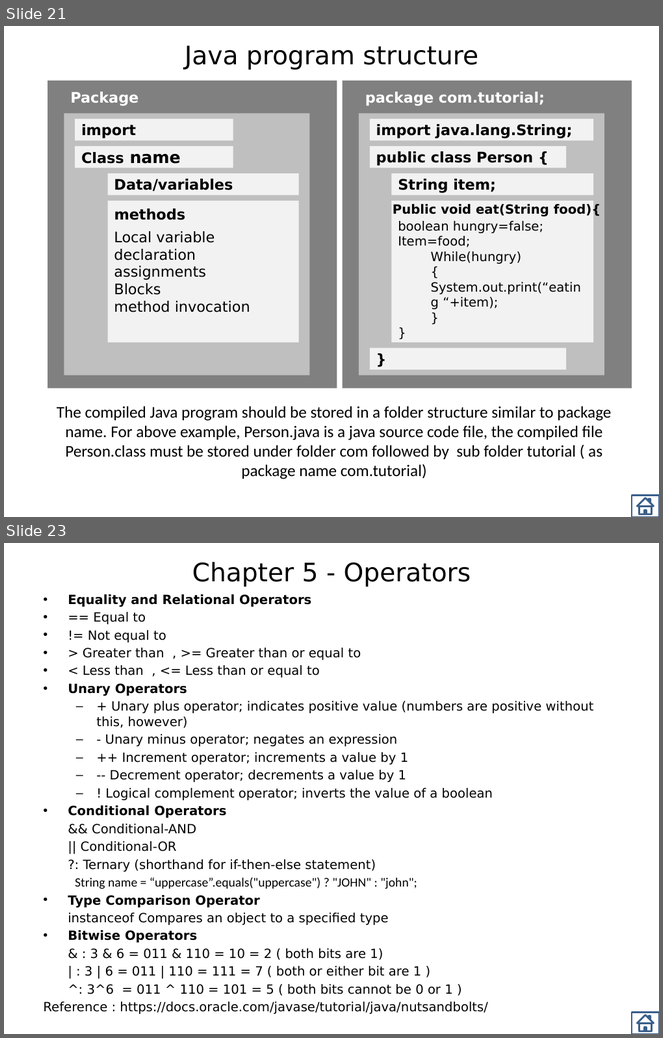
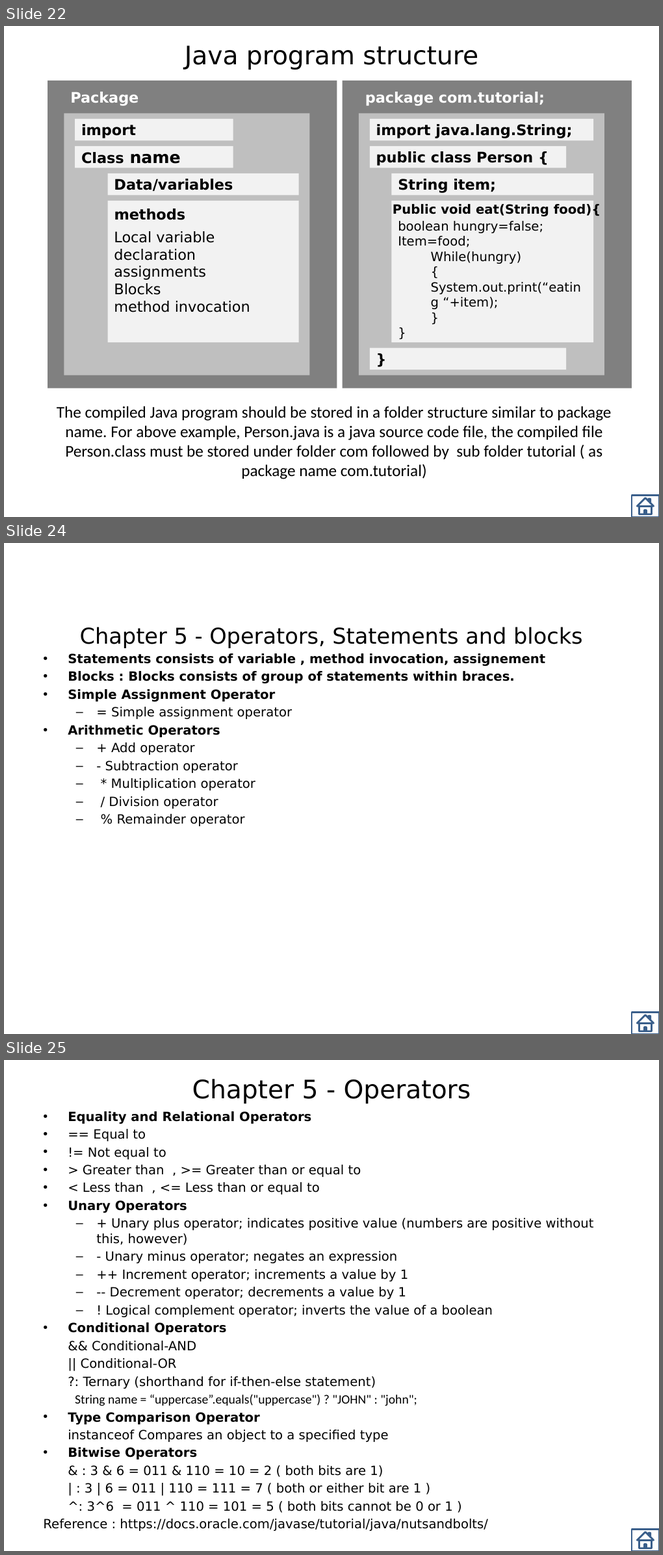
Before and after one commit to thinkcodegravity/dec24java, a slide deck: Java_st.pptx. Shown one above the other, each under a label of ours: slides 21 and 23 before the commit, slides 22, 24 and 25 after it; the slides between them are not shown. The pictures are 663x1038 and 663x1555 pixels, drawn with LibreOffice and Linux fonts; fonts in the diff are those of the drawing. Boxes give left, top, right and bottom in pixels: in the first picture for what was removed or moved away, otherwise in the second. Text is boxed around its words. In the diff, an @@ line names an element or a change of style, - is before the commit and + after.

Commit message:
references and method call

```diff
--- a/Java_st.pptx
+++ b/Java_st.pptx
@@ slide 24 added at (4, 543, 659, 1034), background #FFFFFF @@
@@ text added at (68, 627, 583, 826), 14 pt, text #000000 @@
+Chapter 5 - Operators, Statements and blocks
+• Statements consists of variable , method invocation, assignement
+• Blocks : Blocks consists of group of statements within braces.
+• Simple Assignment Operator
+  – = Simple assignment operator
+• Arithmetic Operators
+  – + Add operator
+  – - Subtraction operator
+  – * Multiplication operator
+  – / Division operator
+  – % Remainder operator
@@ action button home added at (632, 1013, 659, 1034), outline #3A5F8C 2 pt @@
@@ what was slide 21 is now slide 22 @@
@@ what was slide 23 is now slide 25 @@
```
Also in this commit, not shown: 1 slide changed, 1 other slide added, 9 other files.
